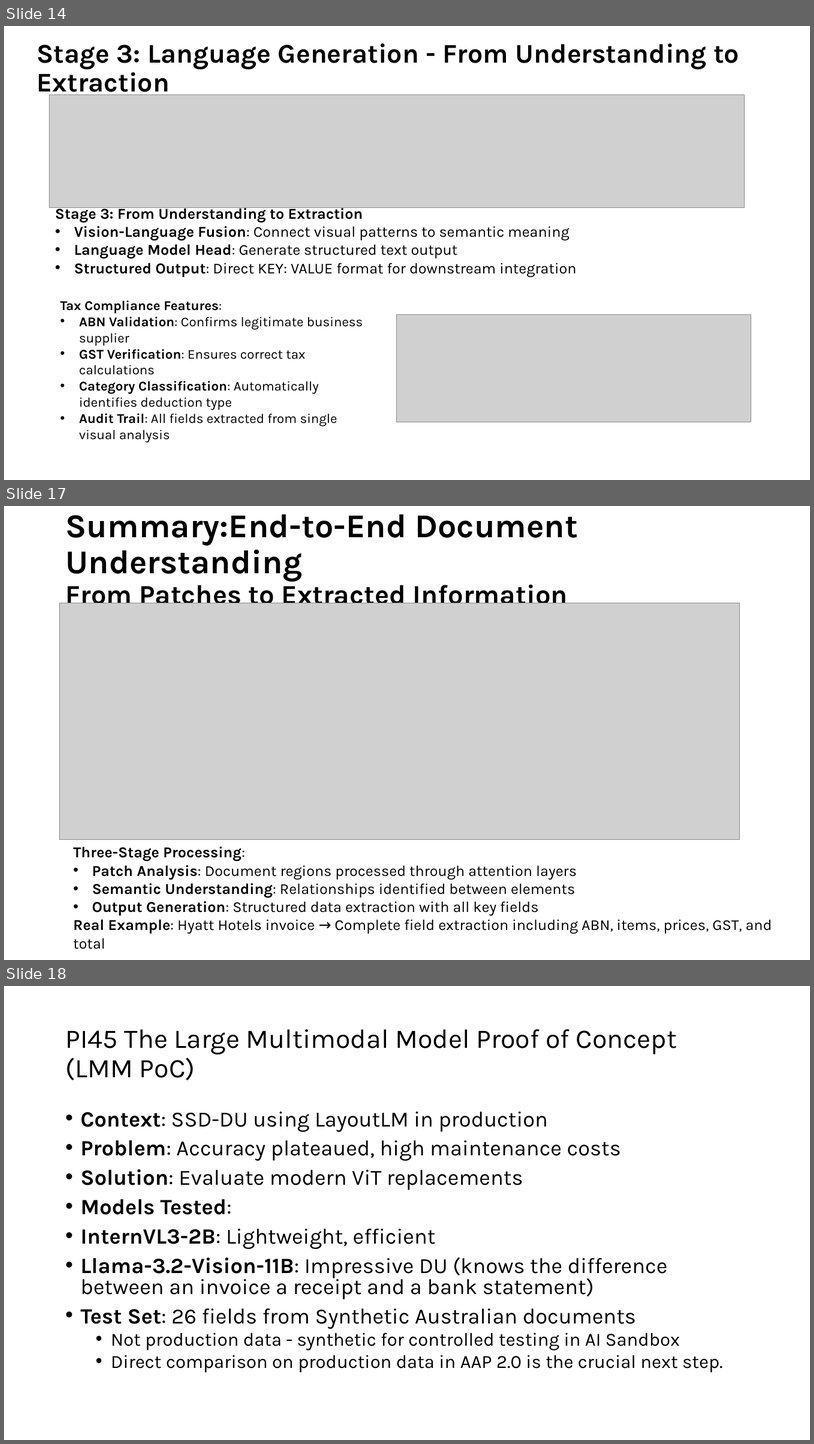
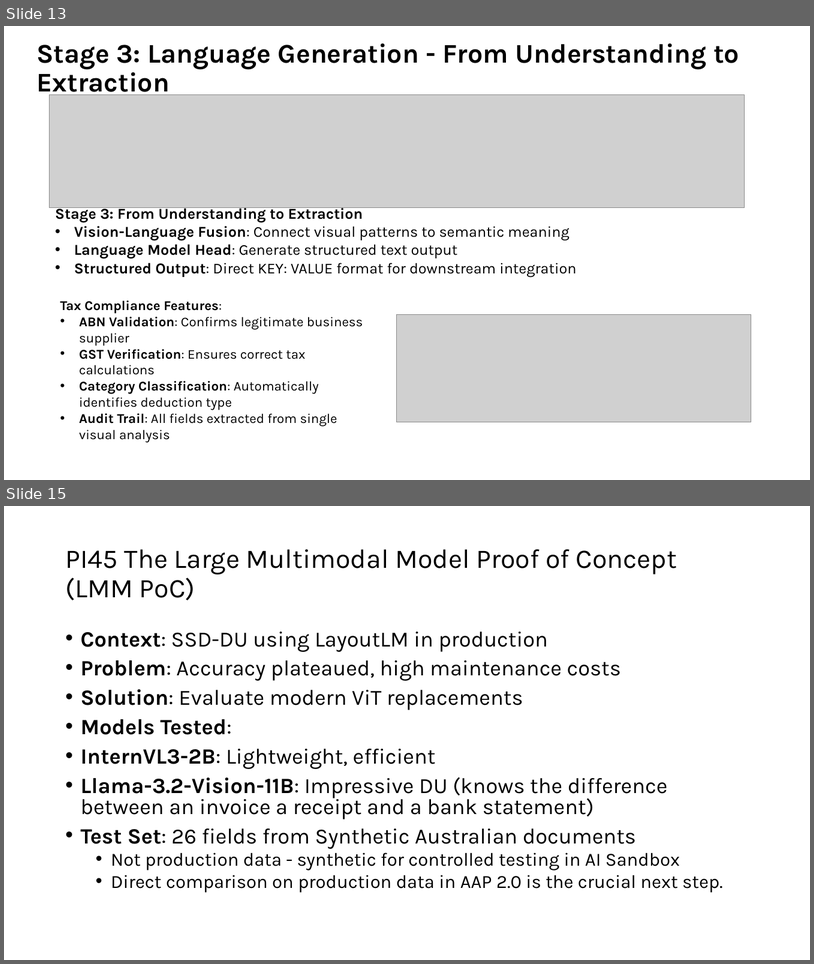
Before and after one commit to tmnestor/unified_vision_processor_minimal, a slide deck: presentation_materials/vision_transformers.pptx. Shown one above the other, each under a label of ours: slides 14, 17 and 18 before the commit, slides 13 and 15 after it; the slides between them are not shown. The pictures are 814x1444 and 814x964 pixels, drawn with LibreOffice and Linux fonts; fonts in the diff are those of the drawing; grey boxes stand for pictures. Boxes give left, top, right and bottom in pixels: in the first picture for what was removed or moved away, otherwise in the second. Text is boxed around its words. In the diff, an @@ line names an element or a change of style, - is before the commit and + after.

```diff
--- a/presentation_materials/vision_transformers.pptx
+++ b/presentation_materials/vision_transformers.pptx
@@ slide 17 removed at box(4, 506, 810, 960), background #FFFFFF @@
@@ title removed at box(65, 514, 578, 611) @@
-Summary:End-to-End Document Understanding
-From Patches to Extracted Information
@@ picture removed at box(60, 603, 740, 840) @@
@@ text removed at box(73, 846, 773, 934) @@
-Three-Stage Processing:
-• Patch Analysis: Document regions processed through attention layers
-• Semantic Understanding: Relationships identified between elements
-• Output Generation: Structured data extraction with all key fields
-Real Example: Hyatt Hotels invoice → Complete field extraction including ABN, items, prices, GST, and total
@@ what was slide 14 is now slide 13 @@
@@ what was slide 18 is now slide 15 @@
```
Also in this commit, not shown: 7 slides changed, 3 slides added, 5 other slides removed.
